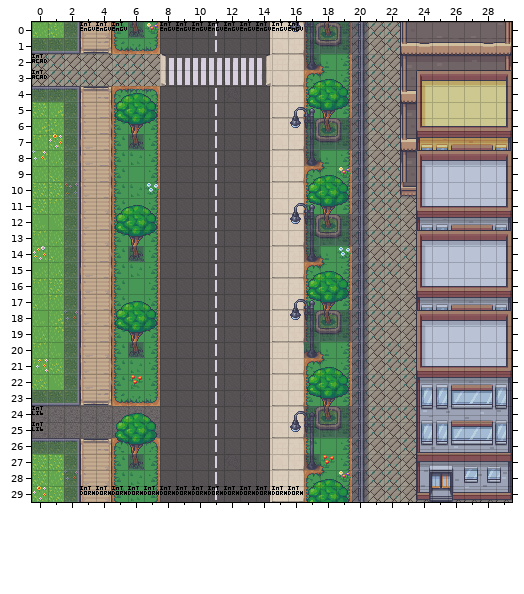
Two versions of a level (Tiled map, assets/tilemaps/intersection.tmx). The picture above was drawn from the file before the commit.
Cells are 16x16 px. Shown: x 0..29, y 0..29.
New version:
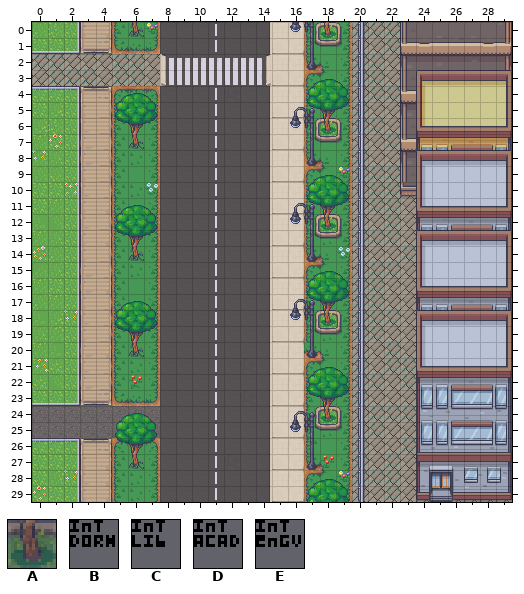
Key: from "event_tileset": A 6, B 40 "MAP", C 41 "MAP", D 42 "MAP", E 43 "MAP".
_ is an empty cell.
See-through tiles are keyed as they look on the map.
Changes in this commit:
Layer "obj" (now hidden):
y 0: x 3..5 EEE -> ___; x 8..16 EEEEEEEEE -> _________
y 2..3: x 0 D -> _
y 24..25: x 0 C -> _
y 29: x 3..16 BBBBBBBBBBBBBB -> ______________
Layer "collision" (now hidden):
y 0: x 2 A -> _; x 6 A -> _; x 17..20 AAAA -> ____
y 1: x 0..2 AAA -> ___; x 17..20 AAAA -> ____
y 2: x 17 A -> _; x 20 A -> _
y 3: x 20 A -> _
y 4: x 0..2 AAA -> ___; x 20 A -> _
y 5: x 2 A -> _; x 20 A -> _
y 6: x 2 A -> _; x 17..20 AAAA -> ____
y 7: x 2 A -> _; x 6 A -> _; x 17..20 AAAA -> ____
y 8: x 2 A -> _; x 17 A -> _; x 20 A -> _
y 9..11: x 2 A -> _; x 20 A -> _
y 12..13: x 2 A -> _; x 17..20 AAAA -> ____
y 14: x 2 A -> _; x 6 A -> _; x 17 A -> _; x 20 A -> _
y 15..17: x 2 A -> _; x 20 A -> _
y 18..19: x 2 A -> _; x 17..20 AAAA -> ____
y 20: x 2 A -> _; x 6 A -> _; x 17 A -> _; x 20 A -> _
y 21..22: x 2 A -> _; x 20 A -> _
y 23: x 0..2 AAA -> ___; x 20 A -> _
y 24..25: x 17..20 AAAA -> ____
y 26: x 0..2 AAA -> ___; x 20 A -> _
y 27: x 2 A -> _; x 6 A -> _; x 17 A -> _; x 20 A -> _
y 28..29: x 2 A -> _; x 20 A -> _
